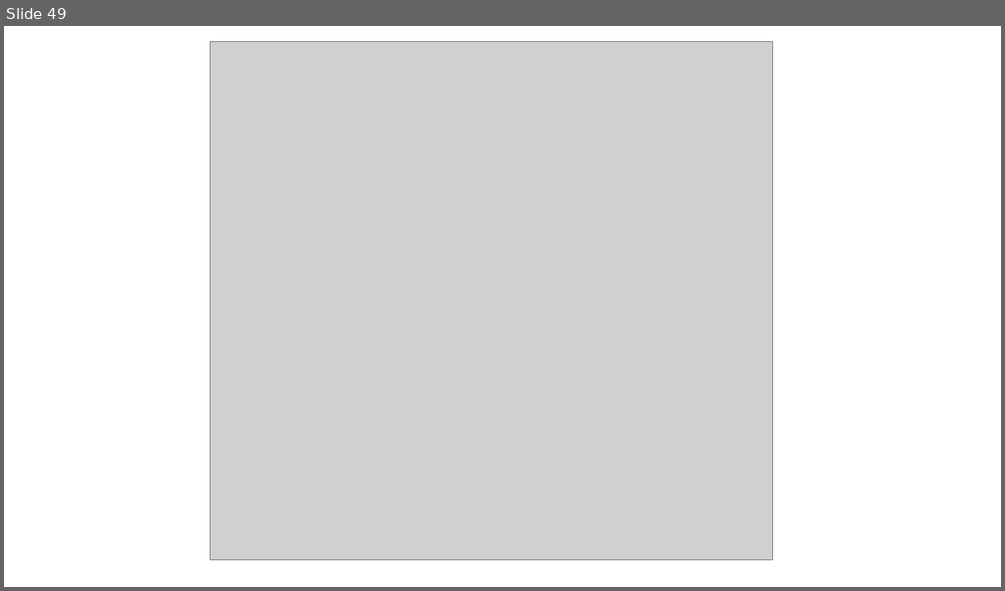
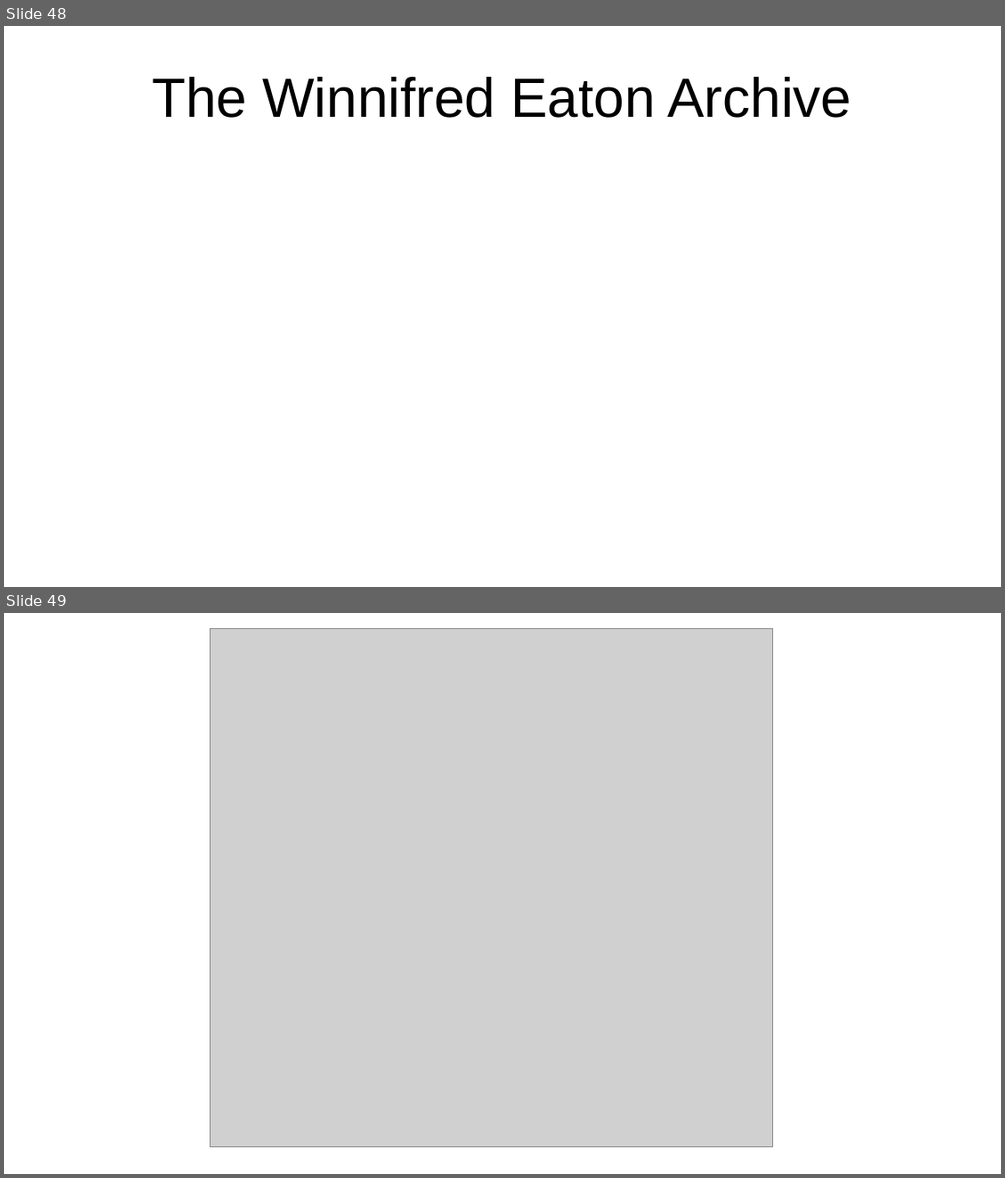
Before and after one commit to projectEndings/Endings, a slide deck: presentations/ubc2020/nineProjects.odp. Shown one above the other, each under a label of ours: slide 49 before the commit, slides 48 and 49 after it. The pictures are 1005x591 and 1005x1178 pixels, drawn with LibreOffice and Linux fonts; fonts in the diff are those of the drawing; grey boxes stand for pictures. Boxes give left, top, right and bottom in pixels: in the first picture for what was removed or moved away, otherwise in the second. Text is boxed around its words. In the diff, an @@ line names an element or a change of style, - is before the commit and + after.

```diff
--- a/presentations/ubc2020/nineProjects.odp
+++ b/presentations/ubc2020/nineProjects.odp
@@ slide 48 added at (x1=4, y1=26, x2=1001, y2=587), background #FFFFFF @@
@@ title added at (x1=152, y1=77, x2=851, y2=118), 44 pt, text #000000 @@
+The Winnifred Eaton Archive
```
Also in this commit, not shown: 1 other slide added, 2 slides removed.
